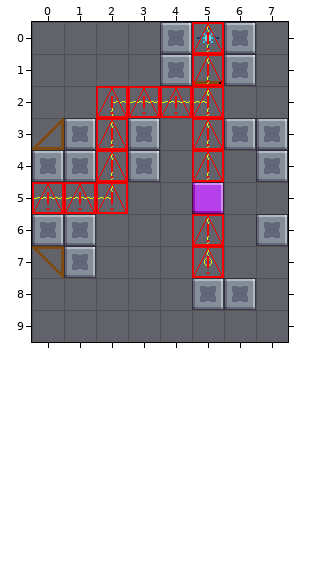
Level history. Tiled map (JSON): Assets/Level_Editor/TileMap/Room_16.tmj. Above is the file before it was changed.
Cells are 32x32 px. Shown: x 0..7, y 0..9.
The result:
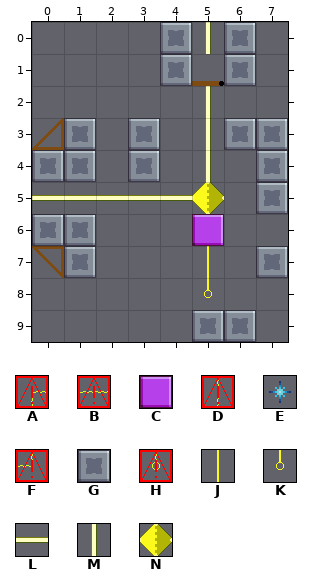
Key: from "tileSet": A 5 "null", B 6 "null", C 11 "block", D 15 "null", E 20 "star", F 27 "null", G 33 "wall", H 47 "null", J 167 "cable_wire", K 199 "cable_source", L 211 "cable_wire", M 220 "cable_wire", N 221 "cable_link".
_ is an empty cell.
Diff:
Layer "Overlap":
Tile D gives way to one hidden under a higher layer in row 6 at x 5.
Tile H gives way to tile J in row 7 at x 5.
The edit adds tile K in row 8 at x 5.
The edit adds tile L in row 5 at x 0 to 4.
Tile D gives way to tile M in rows 2 to 4 at x 5.
Tile E gives way to tile M in row 0 at x 5.
The edit adds tile N in row 5 at x 5.
Layer "Blocks":
The edit adds tile C in row 6 at x 5.
The edit adds tile G in row 5 at x 7; in row 7 at x 7; in row 9 at x 5 to 6.
Tile C is removed in row 5 at x 5.
Tile G is removed in row 6 at x 7; in row 8 at x 5 to 6.
Layer "line" (removed):
Tile A is removed in row 2 at x 2.
Tile B is removed in row 2 at x 3 to 4; in row 5 at x 0 to 1.
Tile D is removed in rows 0 to 1 at x 5; in rows 3 to 4 at x 2.
Tile F is removed in row 2 at x 5; in row 5 at x 2.
